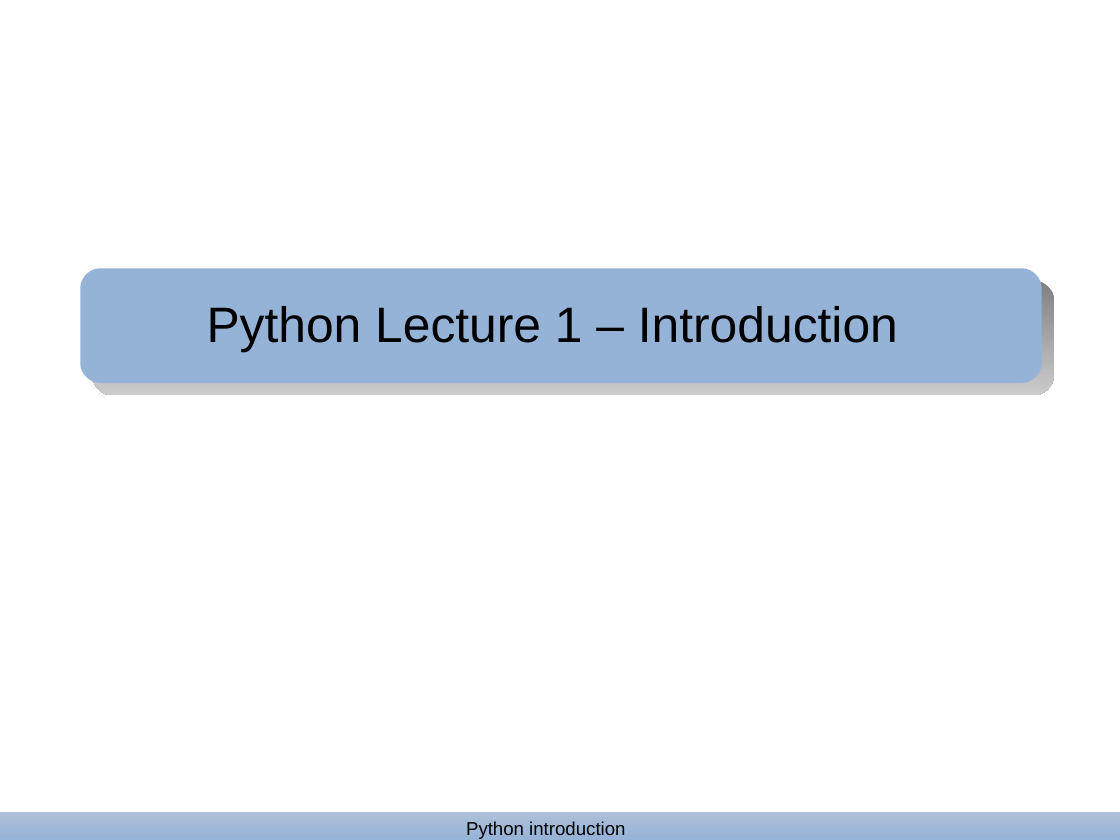
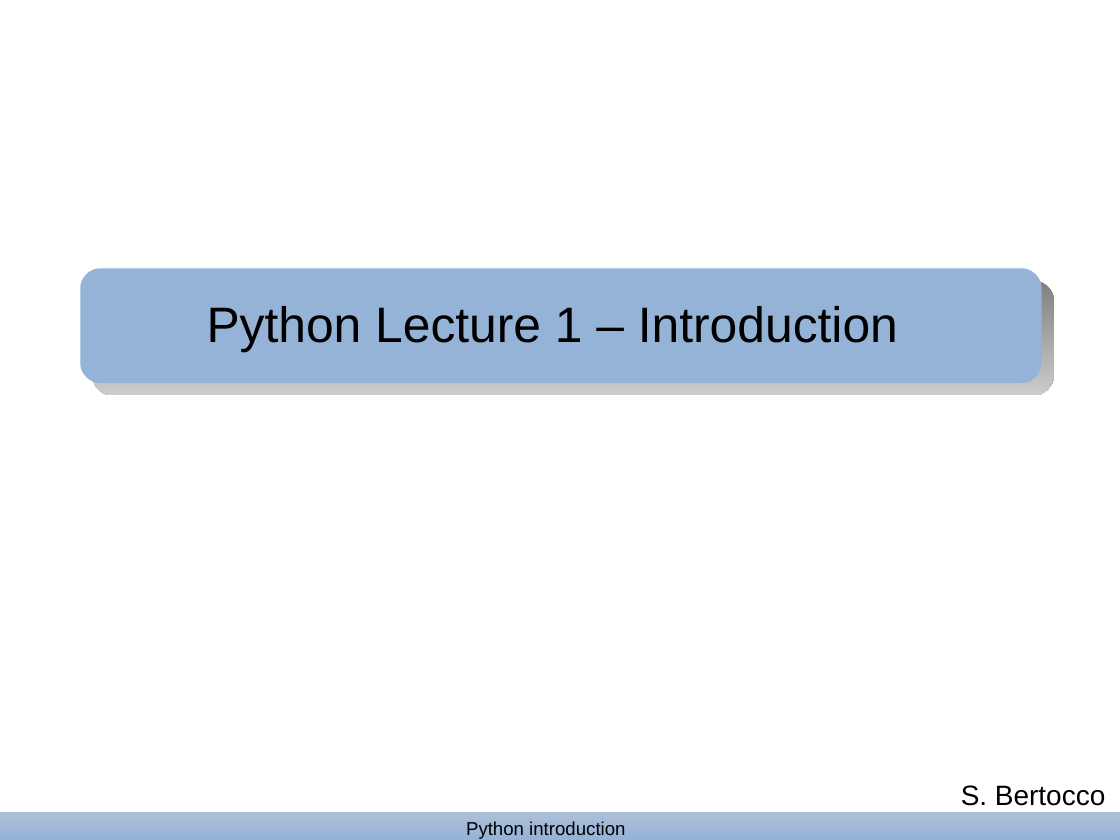
Before and after one commit to bertocco/abilita_info_units_1920, a slide deck: slide 1 of lezioni/python_lessons/python_1_covid.odp. Drawn at 1120x840 pixels with LibreOffice and Linux fonts; fonts in the diff are those of the drawing; background and template pictures are left out. Boxes give left, top, right and bottom in pixels: in the first picture for what was removed or moved away, otherwise in the second. Text is boxed around its words. In the diff, an @@ line names an element or a change of style, - is before the commit and + after.

```diff
--- a/lezioni/python_lessons/python_1_covid.odp
+++ b/lezioni/python_lessons/python_1_covid.odp
@@ text added at bbox=[961, 785, 1105, 806], 18 pt, text #000000 @@
+S. Bertocco
```
Also in this commit, not shown: 1 other file.
